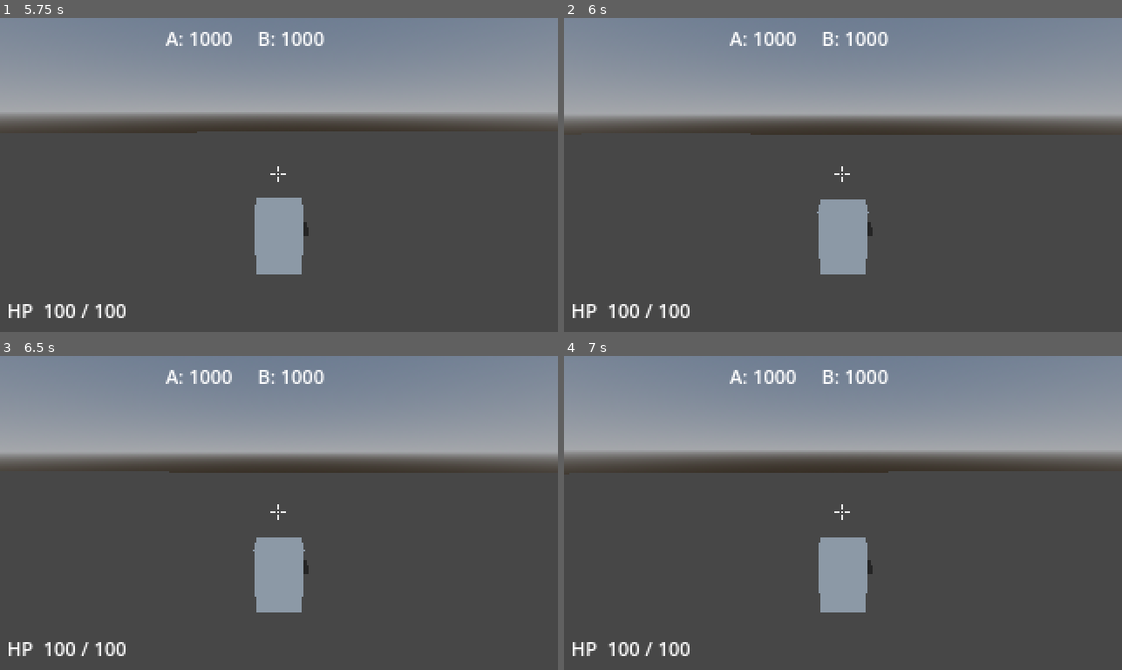
Above: before the commit, frames 1-4 (two rows, left to right).
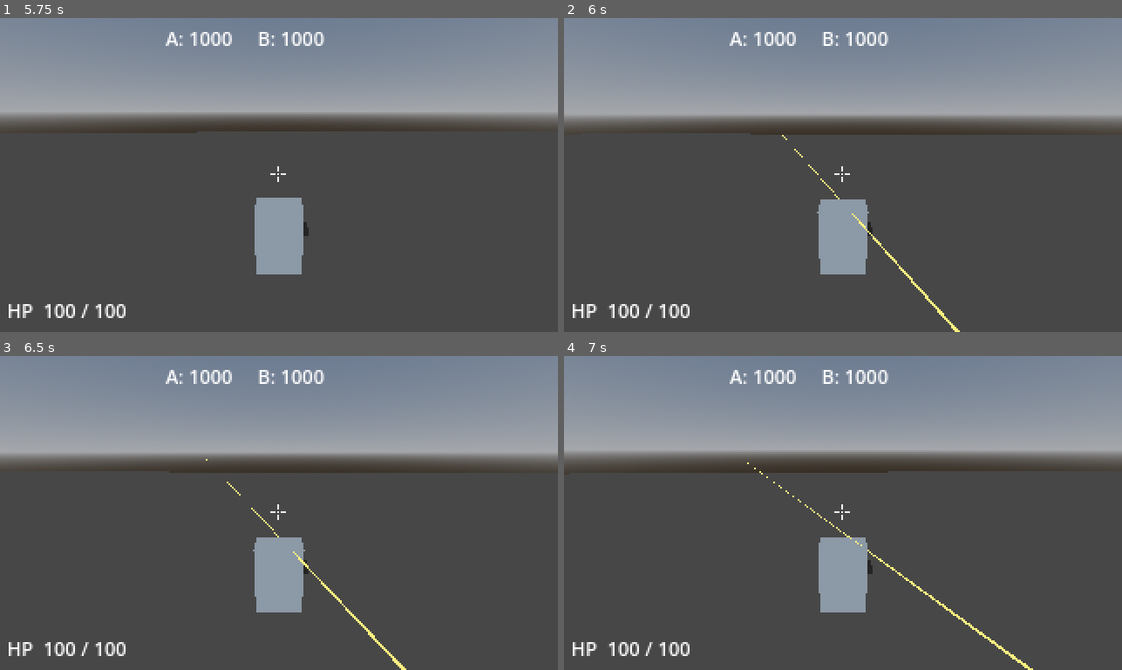
Above: after the commit, the same moments.

Repository: jonathandaley/Hardpoint
Game: Godot game, scene res://scenes/arena/Arena.tscn
Two runs of this game, one before a commit and one after it. Both use one fixed random seed, a clock stepped at 60 frames per second and the inputs below.
Inputs (mouse positions are in pixels of both pictures, inside the frame that each line leads up to):
- Up to frame 1 (5.75 s): tap Enter (ui_accept) at 0.5, 0.77, 1.52, 2, 2.75, 3.02, 3.77, 4.52, 5 s; move the mouse to (306, 175) at 0.52 s; press the mouse at (306, 175) at 0.53 s; hold W (move_forward) from 0.53 s (still down); move the mouse to (251, 175) at 1.27 s; release the mouse at (251, 175) at 1.28 s; right-click (251, 175) at 1.35 s; move the mouse to (290, 168) at 2.02 s; press the mouse at (290, 168) at 2.03 s; move the mouse to (273, 181) at 2.77 s; release the mouse at (273, 181) at 2.78 s; right-click (273, 181) at 2.85 s; move the mouse to (323, 178) at 3.52 s; press the mouse at (323, 178) at 3.53 s; move the mouse to (234, 171) at 4.27 s; release the mouse at (234, 171) at 4.28 s; right-click (234, 171) at 4.35 s; move the mouse to (284, 175) at 5.02 s; press the mouse at (284, 175) at 5.03 s
- Up to frame 2 (6 s): tap Enter (ui_accept) at 5.75 s; move the mouse to (820, 168) at 5.77 s; release W (move_forward) at 5.78 s; release the mouse at (820, 168) at 5.78 s; hold D (move_right) from 5.78 s (still down); right-click (820, 168) at 5.85 s
- Up to frame 3 (6.5 s): keep holding D (move_right); tap Enter (ui_accept) at 6.02 s
- Up to frame 4 (7 s): move the mouse to (870, 513) at 6.52 s; release D (move_right) at 6.53 s; press the mouse at (870, 513) at 6.53 s; hold W (move_forward) from 6.53 s (still down); tap Enter (ui_accept) at 6.77 s

Frame 1 is identical in both runs. In frame 2, 0.3% of the frame differs, in the area x 39-71%, y 37-100%; in frame 3, 0.3%; in frame 4, 0.3%, in the area x 32-85%, y 33-100%.

Commit message:
Replace random bot AI with targeting AI
Bot now tracks the player mech: turns to face horizontally and vertically,
advances/circle-strafes/retreats based on distance, fires within 0.25 rad
aim cone. Turn rate capped at 1.8 rad/s so it's beatable.

Co-Authored-By: Claude Sonnet 4.6 <noreply@anthropic.com>

Diff:
--- a/scripts/AIInputSource.gd
+++ b/scripts/AIInputSource.gd
@@ -1,28 +1,79 @@
 class_name AIInputSource
 extends "res://scripts/InputSource.gd"
-# Stub AI — wanders randomly, fires occasionally. Stage 3 replaces this.
 
-var _wander_direction: Vector2 = Vector2.ZERO
-var _wander_timer: float = 0.0
-var _fire_timer: float = 0.0
-var _wants_fire: bool = false
+const TURN_SPEED    := 1.8   # rad/s
+const ENGAGE_DIST   := 35.0  # close enough to shoot
+const RETREAT_DIST  := 8.0   # too close — back off
+const AIM_THRESHOLD := 0.25  # fire when within this many radians of target
+
+var _target: Node3D = null
+var _look_delta: Vector2 = Vector2.ZERO
+var _move_dir: Vector2 = Vector2.ZERO
+var _firing: bool = false
+var _strafe_timer: float = 0.0
+var _strafe_sign: float = 1.0
+
+func _ready() -> void:
+	call_deferred("_find_target")
+
+func _find_target() -> void:
+	for mech in get_tree().get_nodes_in_group("mechs"):
+		if mech.get("team") == 0:
+			_target = mech
+			break
 
 func _process(delta: float) -> void:
-	_wander_timer -= delta
-	if _wander_timer <= 0.0:
-		_wander_timer = randf_range(2.0, 5.0)
-		var angle := randf() * TAU
-		_wander_direction = Vector2(cos(angle), sin(angle))
+	var bot_mech: Node3D = get_parent().get("pawn")
+	if bot_mech == null or _target == null or not is_instance_valid(_target) \
+			or not _target.visible:
+		_look_delta = Vector2.ZERO
+		_move_dir   = Vector2.ZERO
+		_firing     = false
+		return
 
-	_fire_timer -= delta
-	if _fire_timer <= 0.0:
-		_fire_timer = randf_range(1.5, 4.0)
-		_wants_fire = true
+	var to_target := _target.global_position - bot_mech.global_position
+	var dist      := to_target.length()
+	var sens: float = Game.settings.get("mouse_sensitivity", 0.003)
+
+	# Horizontal aim — rotate mech body toward player
+	var to_flat := Vector3(to_target.x, 0.0, to_target.z)
+	var h_dist  := to_flat.length()
+	var angle_h := 0.0
+	if h_dist > 0.01:
+		to_flat = to_flat / h_dist
+		angle_h = (-bot_mech.global_transform.basis.z).signed_angle_to(to_flat, Vector3.UP)
+	var turn_h: float = clamp(angle_h, -TURN_SPEED * delta, TURN_SPEED * delta)
+	_look_delta.x = -turn_h / sens
+
+	# Vertical aim — tilt camera arm to track height difference
+	var cam_arm := bot_mech.get_node_or_null("CameraArm") as SpringArm3D
+	if cam_arm:
+		var desired_pitch: float = atan2(-to_target.y, maxf(h_dist, 0.01))
+		var pitch_diff: float    = desired_pitch - cam_arm.rotation.x
+		var turn_v: float        = clamp(pitch_diff, -TURN_SPEED * delta, TURN_SPEED * delta)
+		_look_delta.y = -turn_v / sens
+
+	# Movement — advance, circle-strafe in range, retreat if too close
+	_strafe_timer -= delta
+	if _strafe_timer <= 0.0:
+		_strafe_timer = randf_range(1.5, 3.0)
+		_strafe_sign  = 1.0 if randf() > 0.5 else -1.0
+
+	if dist > ENGAGE_DIST:
+		_move_dir = Vector2(0.0, -1.0)
+	elif dist < RETREAT_DIST:
+		_move_dir = Vector2(0.0, 1.0)
 	else:
-		_wants_fire = false
+		_move_dir = Vector2(_strafe_sign, -0.3).normalized()
+
+	# Fire when aimed closely enough and in range
+	_firing = abs(angle_h) < AIM_THRESHOLD and dist < ENGAGE_DIST + 15.0
 
 func get_move_direction() -> Vector2:
-	return _wander_direction
+	return _move_dir
+
+func get_look_delta() -> Vector2:
+	return _look_delta
 
 func is_firing_primary() -> bool:
-	return _wants_fire
+	return _firing
